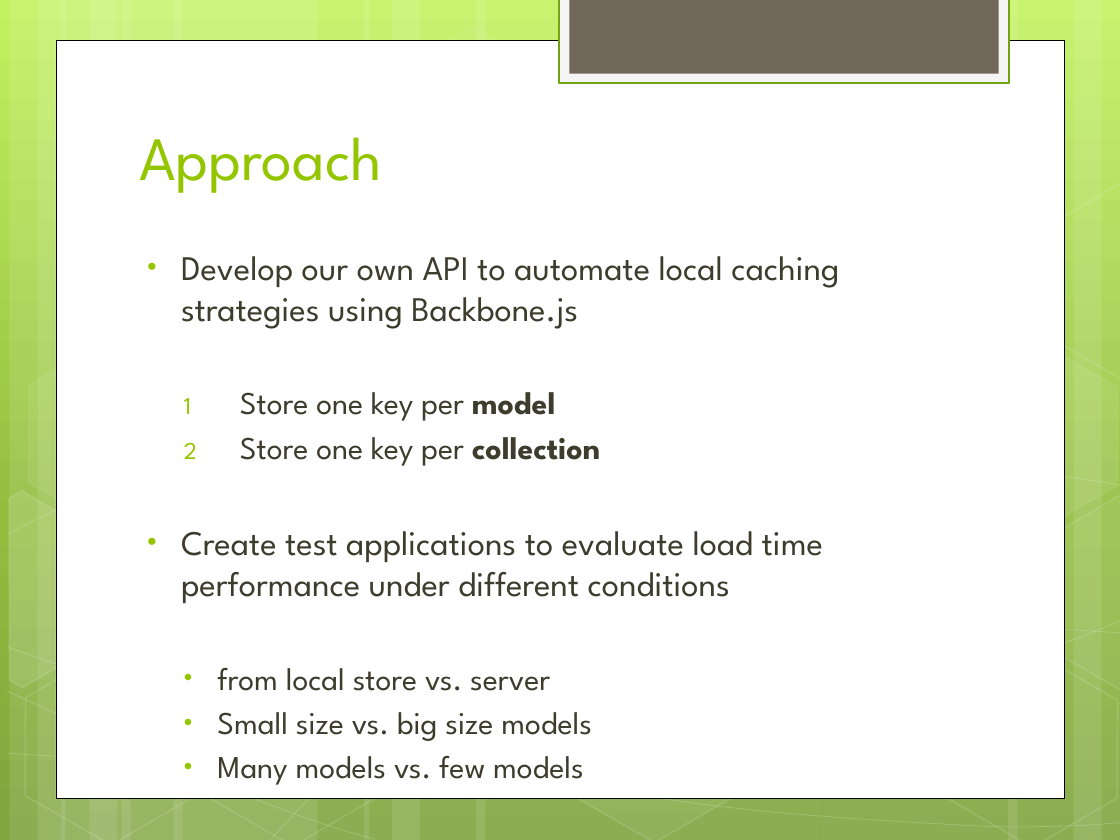
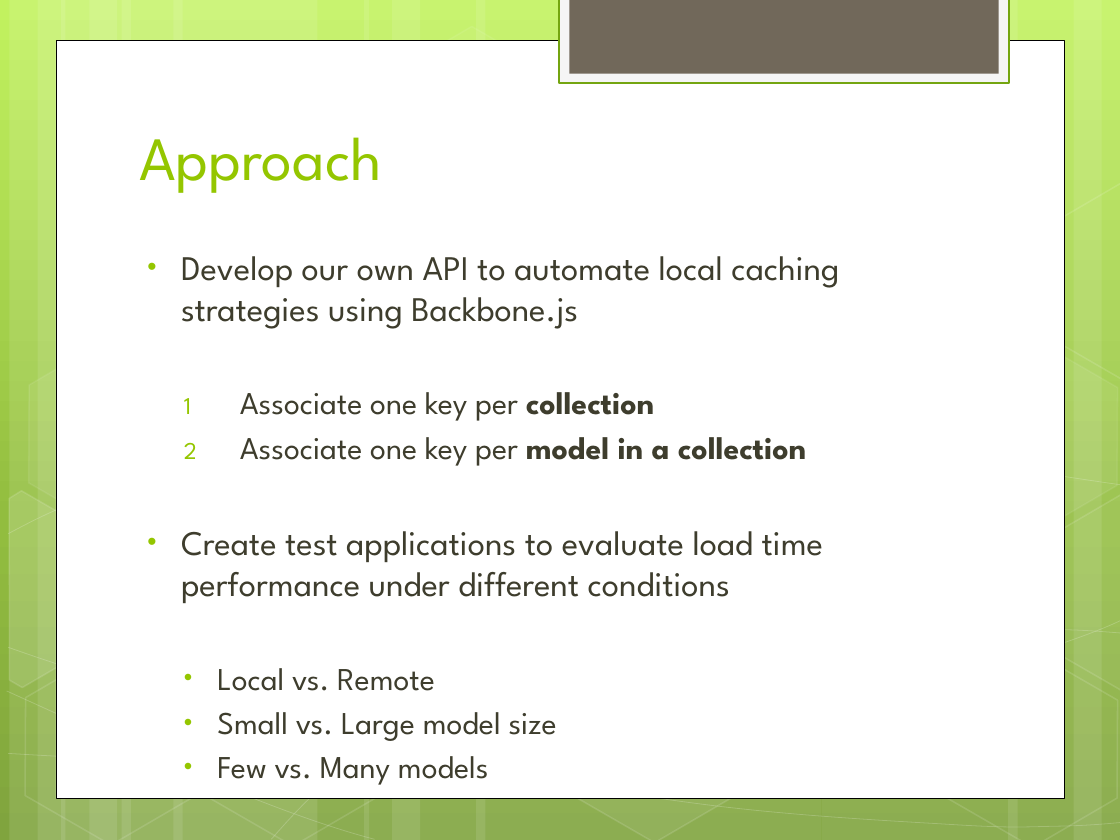
Before and after one commit to wolfes/backbone-store, a slide deck: slide 4 of presentation.pptx (slide 3 before the commit). Drawn at 1120x840 pixels with LibreOffice and Linux fonts; fonts in the diff are those of the drawing. Boxes give left, top, right and bottom in pixels: in the first picture for what was removed or moved away, otherwise in the second. Text is boxed around its words. In the diff, an @@ line names an element or a change of style, - is before the commit and + after.

Commit message:
presentation

```diff
--- a/presentation.pptx
+++ b/presentation.pptx
@@ text at bbox=[240, 392, 806, 466]: text changed @@
-  1 Store one key per model
-  2 Store one key per collection
+  1 Associate one key per collection
+  2 Associate one key per model in a collection
@@ text at bbox=[217, 668, 557, 741]: text changed @@
-  • from local store vs. server
-  • Small size vs. big size models
-  • Many models vs. few models
+  • Local vs. Remote
+  • Small vs. Large model size
+  • Few vs. Many models
```
Also in this commit, not shown: 2 other slides changed, 3 slides added, 1 slide removed, 4 other files.
